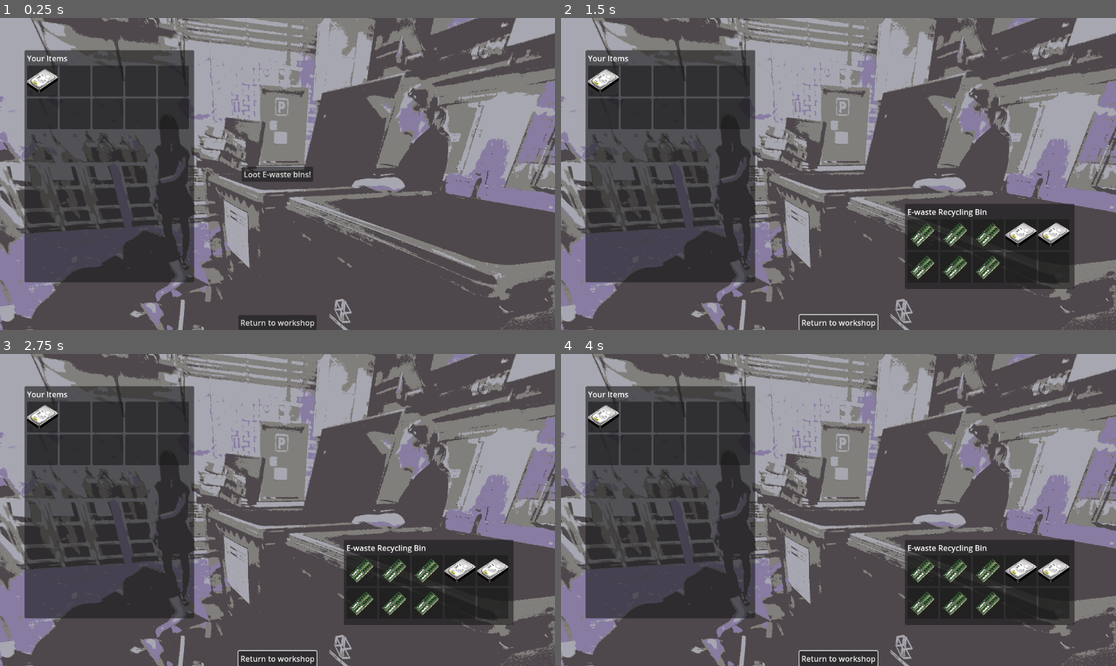
Above: before the commit, frames 1-4 (two rows, left to right).
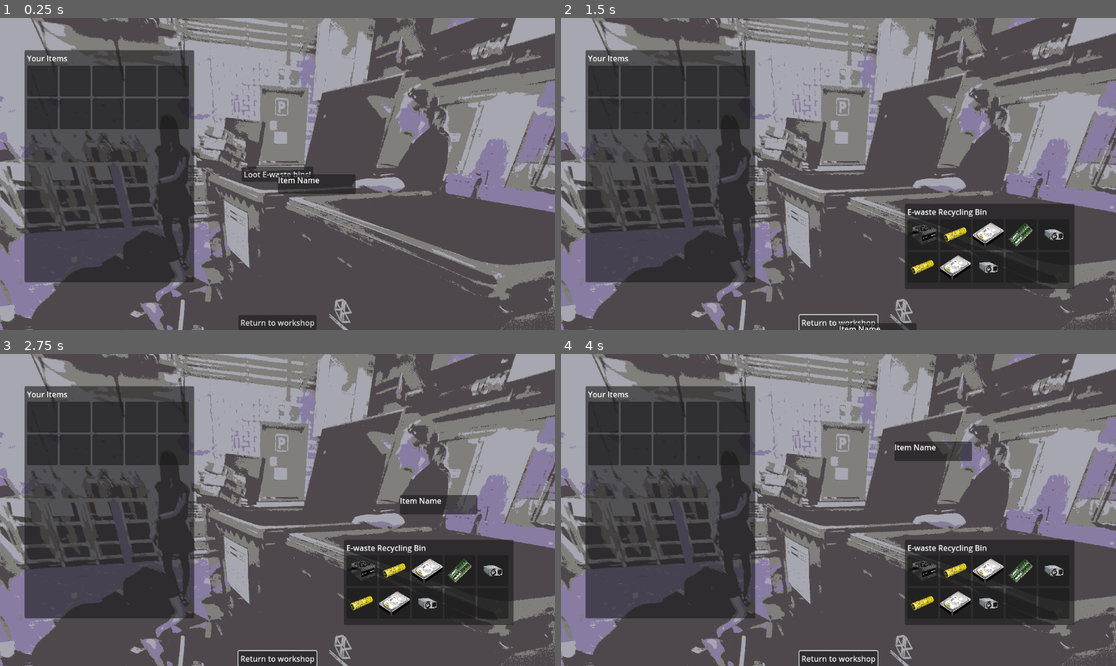
Above: after the commit, the same moments.

Repository: tabby-cat-nya/RustHacker
Game: Godot game, scene res://test.tscn
Same seed, same stepped clock (60 frames per second), same inputs: the game is played once before the commit and once after it. The engine's default icon, where the game draws it, is replaced by a stand-in: a white triangle on a blue panel in a dark square.
Inputs (mouse positions are in pixels of both pictures, inside the frame that each line leads up to):
- Up to frame 1 (0.25 s): no input
- Up to frame 2 (1.5 s): click "Loot E-waste bins!" at 0.5 s; click "Return to workshop" at 1.25 s
- Up to frame 3 (2.75 s): move the mouse to (399, 494) at 2.02 s
- Up to frame 4 (4 s): move the mouse to (727, 525) at 2.77 s; move the mouse to (894, 441) at 3.52 s

The runs differ from the first frame. In frame 1, 1.0% of the frame differs, in the area x 4-65%, y 16-57%; in frame 2, 2.1%; in frame 3, 2.7%; in frame 4, 2.7%, in the area x 4-92%, y 16-84%.

Commit message:
enough for tonight, thinking about adding a custom tooltip but maybe i should focus on other things

Diff:
--- a/inv_system/item_data.gd
+++ b/inv_system/item_data.gd
@@ -3,3 +3,4 @@
 
 @export var item_name : String
 @export var icon : Texture2D
+@export var value : String
--- a/inv_system/item_slot.gd
+++ b/inv_system/item_slot.gd
@@ -3,6 +3,7 @@
 
 @export var icon : TextureRect
 @export var item: ItemData
+@export var label : Label
 
 func _ready() -> void:
 	update_ui()
@@ -10,10 +11,13 @@
 func update_ui():
 	if not item:
 		icon.texture = null
+		label.text = ""
 		return
 
 	icon.texture = item.icon
 	tooltip_text = item.item_name
+	label.text = item.value
+
 
 func _get_drag_data(at_position: Vector2) -> Variant:
 	if not item:
--- a/inv_system/item_slot.tscn
+++ b/inv_system/item_slot.tscn
@@ -1,12 +1,17 @@
-[gd_scene load_steps=3 format=3 uid="uid://dgqs20xf7l8c"]
+[gd_scene load_steps=4 format=3 uid="uid://dgqs20xf7l8c"]
 
 [ext_resource type="Script" uid="uid://cpd04flfh5nlc" path="res://inv_system/item_slot.gd" id="1_m11ft"]
 [ext_resource type="Texture2D" uid="uid://b7jp850fqpa0j" path="res://icon.svg" id="3_0tnt0"]
 
-[node name="ItemSlot" type="Panel" node_paths=PackedStringArray("icon")]
+[sub_resource type="LabelSettings" id="LabelSettings_ab1u2"]
+outline_size = 5
+outline_color = Color(0, 0, 0, 1)
+
+[node name="ItemSlot" type="Panel" node_paths=PackedStringArray("icon", "label")]
 custom_minimum_size = Vector2(64, 64)
 script = ExtResource("1_m11ft")
 icon = NodePath("Icon")
+label = NodePath("Icon/Label")
 
 [node name="Icon" type="TextureRect" parent="."]
 layout_mode = 1
@@ -21,3 +26,20 @@
 texture = ExtResource("3_0tnt0")
 expand_mode = 3
 stretch_mode = 4
+
+[node name="Label" type="Label" parent="Icon"]
+layout_mode = 1
+anchors_preset = 7
+anchor_left = 0.5
+anchor_top = 1.0
+anchor_right = 0.5
+anchor_bottom = 1.0
+offset_left = -31.0
+offset_top = -14.599998
+offset_right = 30.999998
+offset_bottom = 8.400002
+grow_horizontal = 2
+grow_vertical = 0
+text = "120 GB"
+label_settings = SubResource("LabelSettings_ab1u2")
+horizontal_alignment = 2
--- /dev/null
+++ b/items/battery_item.tres
@@ -0,0 +1,10 @@
+[gd_resource type="Resource" script_class="ItemData" load_steps=3 format=3 uid="uid://bcteljob51wfj"]
+
+[ext_resource type="Texture2D" uid="uid://b0kddtrrun1tc" path="res://assets/battery.webp" id="1_lh7dq"]
+[ext_resource type="Script" uid="uid://dccraom7a7e8d" path="res://inv_system/item_data.gd" id="2_4u113"]
+
+[resource]
+script = ExtResource("2_4u113")
+item_name = "Battery"
+icon = ExtResource("1_lh7dq")
+metadata/_custom_type_script = "uid://dccraom7a7e8d"
--- /dev/null
+++ b/items/large_psu_item.tres
@@ -0,0 +1,10 @@
+[gd_resource type="Resource" script_class="ItemData" load_steps=3 format=3 uid="uid://88v5bcyrgpob"]
+
+[ext_resource type="Texture2D" uid="uid://dd5u5obr0c61q" path="res://assets/big psu.png" id="1_rjw1c"]
+[ext_resource type="Script" uid="uid://dccraom7a7e8d" path="res://inv_system/item_data.gd" id="2_i66kx"]
+
+[resource]
+script = ExtResource("2_i66kx")
+item_name = "Large Power Supply Unit"
+icon = ExtResource("1_rjw1c")
+metadata/_custom_type_script = "uid://dccraom7a7e8d"
--- /dev/null
+++ b/items/small_psu_item.tres
@@ -0,0 +1,10 @@
+[gd_resource type="Resource" script_class="ItemData" load_steps=3 format=3 uid="uid://swd1m0hvep4c"]
+
+[ext_resource type="Texture2D" uid="uid://bmstxerbgdq61" path="res://assets/small psu.png" id="1_62foo"]
+[ext_resource type="Script" uid="uid://dccraom7a7e8d" path="res://inv_system/item_data.gd" id="2_x1n7s"]
+
+[resource]
+script = ExtResource("2_x1n7s")
+item_name = "Small Power Supply Unit"
+icon = ExtResource("1_62foo")
+metadata/_custom_type_script = "uid://dccraom7a7e8d"
--- a/test.tscn
+++ b/test.tscn
@@ -1,12 +1,16 @@
-[gd_scene load_steps=8 format=3 uid="uid://dsfal3m4siap2"]
+[gd_scene load_steps=12 format=3 uid="uid://dsfal3m4siap2"]
 
 [ext_resource type="Script" uid="uid://c6oycdae5wvjf" path="res://inv_system/inventory.gd" id="1_6uqi0"]
 [ext_resource type="Texture2D" uid="uid://dj487wauiay6i" path="res://assets/ewase bins.png" id="1_g14j6"]
 [ext_resource type="Script" uid="uid://dal8g1ce37r3w" path="res://demo_scene.gd" id="1_vbegm"]
 [ext_resource type="Script" uid="uid://dccraom7a7e8d" path="res://inv_system/item_data.gd" id="2_ehkex"]
 [ext_resource type="Resource" uid="uid://bepkdyf7dn1y0" path="res://items/hdd_item.tres" id="3_ykrsh"]
+[ext_resource type="Resource" uid="uid://bcteljob51wfj" path="res://items/battery_item.tres" id="5_00tp4"]
 [ext_resource type="Resource" uid="uid://c2wbqelme8vy1" path="res://items/ram_item.tres" id="5_g14j6"]
+[ext_resource type="Resource" uid="uid://88v5bcyrgpob" path="res://items/large_psu_item.tres" id="6_77dp3"]
+[ext_resource type="Resource" uid="uid://swd1m0hvep4c" path="res://items/small_psu_item.tres" id="7_5tkv4"]
 [ext_resource type="PackedScene" uid="uid://dgqs20xf7l8c" path="res://inv_system/item_slot.tscn" id="7_xersf"]
+[ext_resource type="Script" uid="uid://cbta38dhunndc" path="res://tooltip.gd" id="11_77dp3"]
 
 [node name="Control" type="Control" node_paths=PackedStringArray("bin_inventory", "loot_button")]
 layout_mode = 3
@@ -18,7 +22,7 @@
 script = ExtResource("1_vbegm")
 bin_inventory = NodePath("BinPanel")
 loot_button = NodePath("LootButton")
-loot_pool = Array[ExtResource("2_ehkex")]([ExtResource("3_ykrsh"), ExtResource("5_g14j6")])
+loot_pool = Array[ExtResource("2_ehkex")]([ExtResource("3_ykrsh"), ExtResource("5_g14j6"), ExtResource("5_00tp4"), ExtResource("6_77dp3"), ExtResource("7_5tkv4")])
 
 [node name="TextureRect" type="TextureRect" parent="."]
 layout_mode = 1
@@ -66,7 +70,6 @@
 
 [node name="ItemSlot" parent="InventoryPanel/MarginContainer/VBoxContainer/ScrollContainer/GridContainer" instance=ExtResource("7_xersf")]
 layout_mode = 2
-item = ExtResource("3_ykrsh")
 
 [node name="ItemSlot2" parent="InventoryPanel/MarginContainer/VBoxContainer/ScrollContainer/GridContainer" instance=ExtResource("7_xersf")]
 layout_mode = 2
@@ -189,4 +192,19 @@
 grow_vertical = 0
 text = "Return to workshop"
 
+[node name="Tooltip" type="PanelContainer" parent="." node_paths=PackedStringArray("tooltip_label")]
+layout_mode = 1
+offset_right = 161.0
+offset_bottom = 40.0
+mouse_filter = 2
+script = ExtResource("11_77dp3")
+tooltip_label = NodePath("VBoxContainer/Label")
+
+[node name="VBoxContainer" type="VBoxContainer" parent="Tooltip"]
+layout_mode = 2
+
+[node name="Label" type="Label" parent="Tooltip/VBoxContainer"]
+layout_mode = 2
+text = "Item Name"
+
 [connection signal="pressed" from="LootButton" to="." method="_on_loot_button_pressed"]
--- /dev/null
+++ b/tooltip.gd
@@ -0,0 +1,12 @@
+extends PanelContainer
+
+@export var tooltip_label : Label
+
+# Called when the node enters the scene tree for the first time.
+func _ready() -> void:
+	pass # Replace with function body.
+
+
+# Called every frame. 'delta' is the elapsed time since the previous frame.
+func _process(delta: float) -> void:
+	global_position = get_global_mouse_position() + Vector2(1,1)
Binary file added: assets/battery.webp
Not shown, added: assets/battery.webp.import
Binary file added: assets/big psu.png
Not shown, added: assets/big psu.png.import
Binary file added: assets/small psu.png
Not shown, added: assets/small psu.png.import
Not shown, added: tooltip.gd.uid
